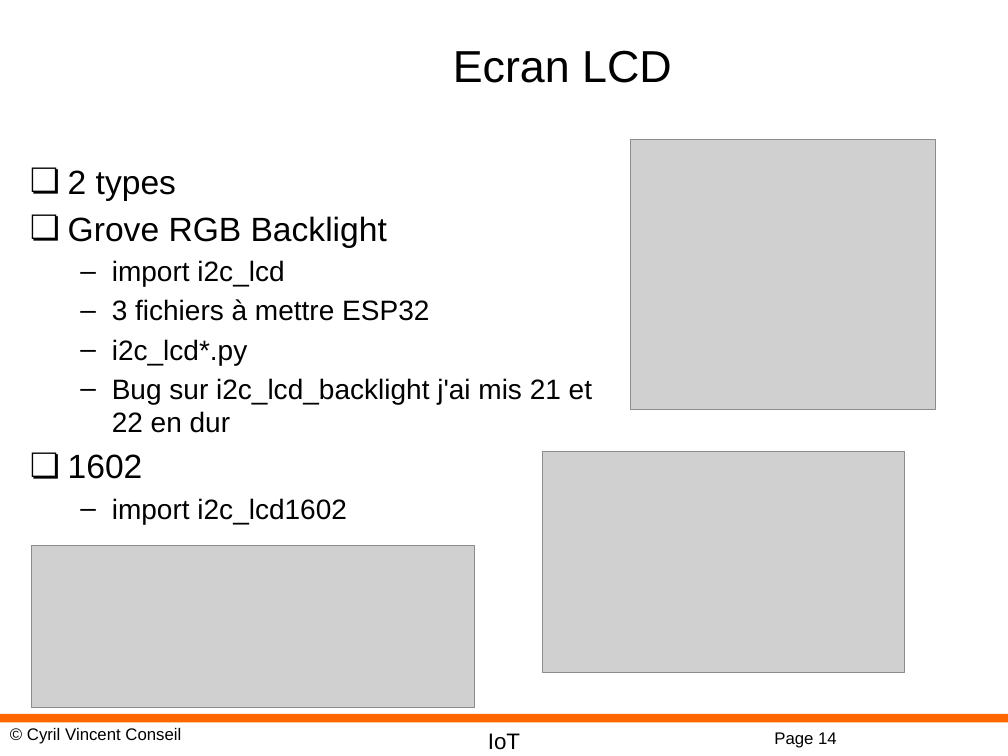
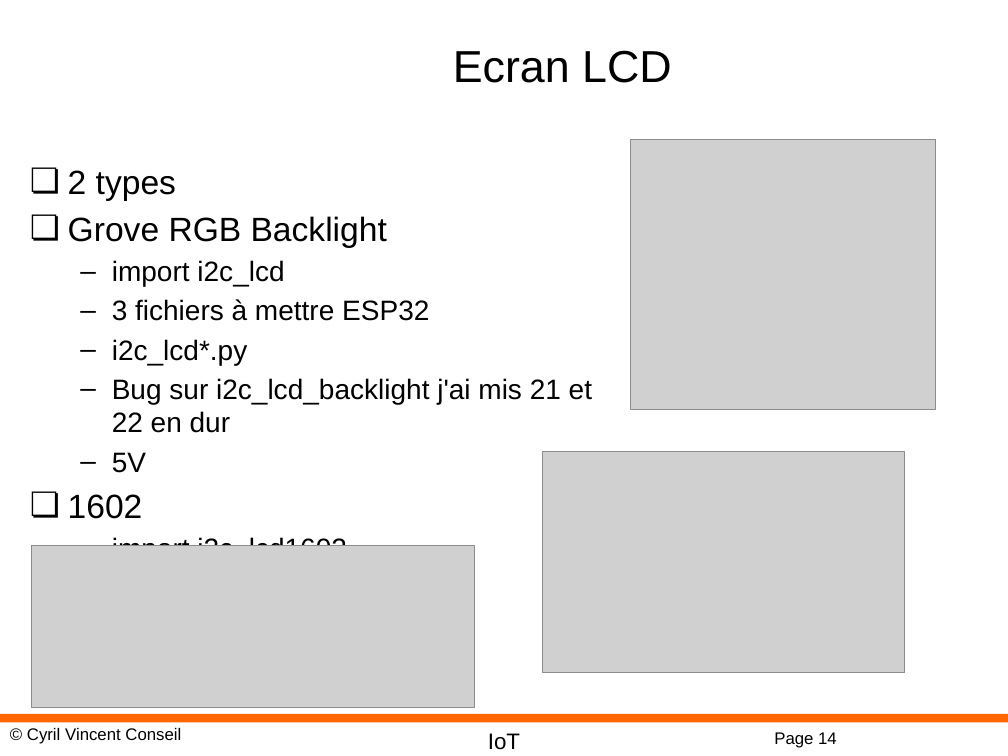
Before and after one commit to cyrilvincent/IoT, a slide deck: slide 14 of ppt/IoT20-MicropythonBus.pptx. Drawn at 1008x756 pixels with LibreOffice and Linux fonts; fonts in the diff are those of the drawing; grey boxes stand for pictures; background and template pictures are left out. Boxes give left, top, right and bottom in pixels: in the first picture for what was removed or moved away, otherwise in the second. Text is boxed around its words. In the diff, an @@ line names an element or a change of style, - is before the commit and + after.

```diff
--- a/ppt/IoT20-MicropythonBus.pptx
+++ b/ppt/IoT20-MicropythonBus.pptx
@@ text at <box>112,452,146,473</box>: paragraph added @@
+  – 5V
```
Also in this commit, not shown: 2 other slides changed, 2 slides added, 9 other files.
